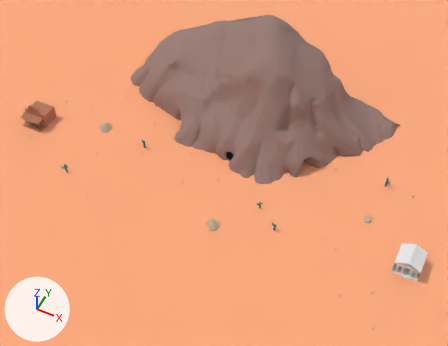
A saved change to the Blender file blender/map.blend.
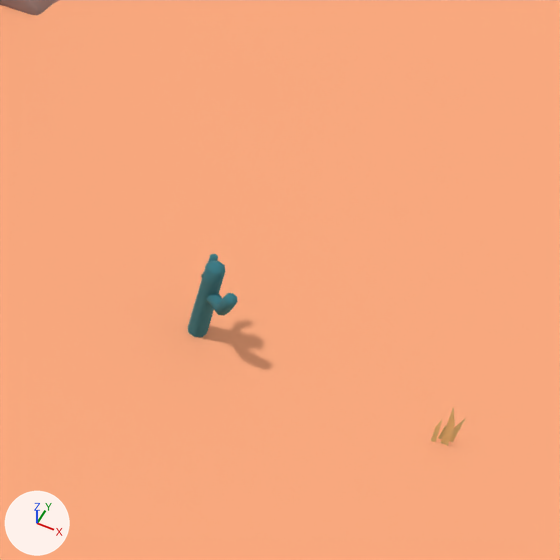
The first picture shows the older version from a camera (50 mm lens) standing at (19.2, -34.4, 46.3) and looking at (1.2, 1.5, 1.4). The close-ups show both versions on the part from 81% to 95% of the width and 43% to 61% of the height of that picture; other places that the commit changed are outside them. Arrows for +X, +Y and +Z are at lower left; the lights stay in place.

Names of what the first close-up shows: 'Cactus.003', 'Floor'.
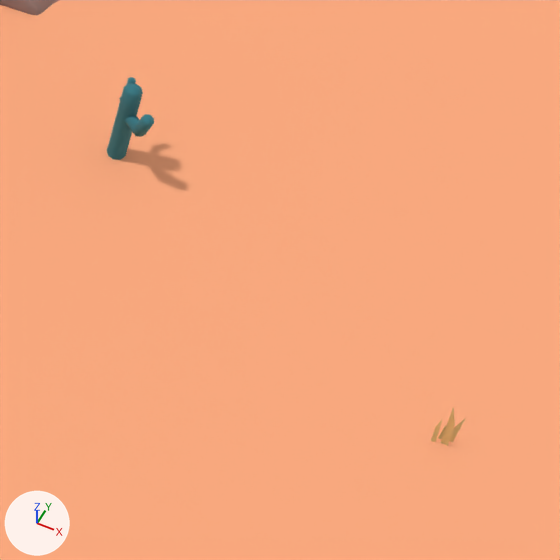
Location of each change, [x1, y1, x2, y2] in pixels of the close-ups (560 x 560 px):
'Cactus.003', moved
    before: [188, 254, 238, 337]
    after: [107, 77, 154, 160]

The edits, one by one:
Object 'Cactus.003' (ob_cactus_003) moves from (15.61, 8.26, 0.0) to (14.08, 10.34, 0.0).
